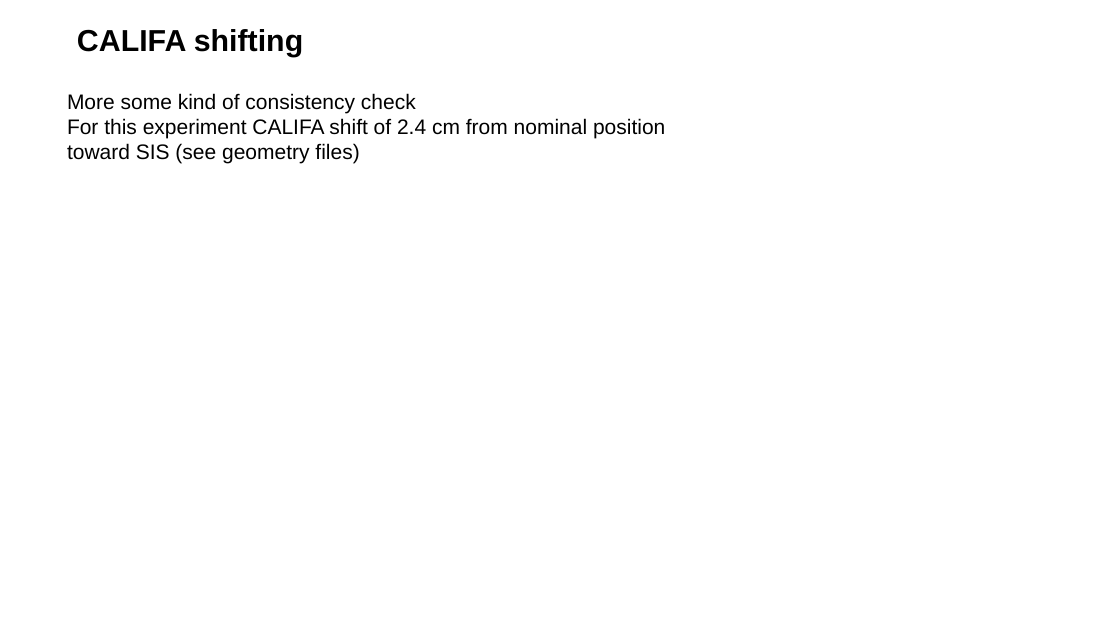
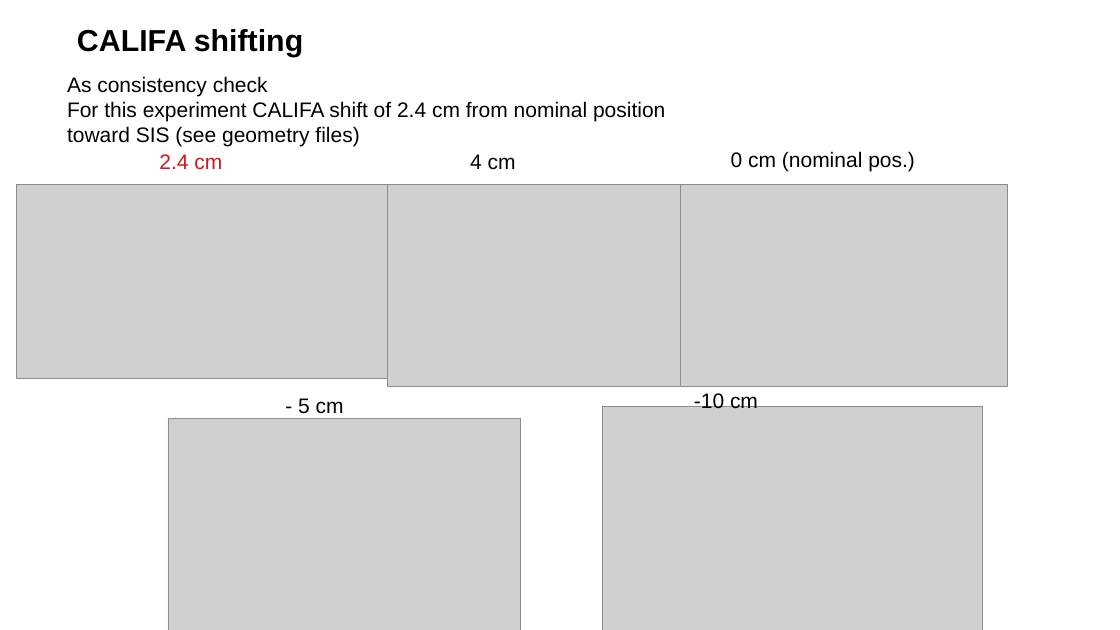
Before and after one commit to jenegger/r3b_wg, a slide deck: slide 17 of presentation_wg.odp. Drawn at 1120x630 pixels with LibreOffice and Linux fonts; fonts in the diff are those of the drawing; grey boxes stand for pictures; background and template pictures are left out. Boxes give left, top, right and bottom in pixels: in the first picture for what was removed or moved away, otherwise in the second. Text is boxed around its words. In the diff, an @@ line names an element or a change of style, - is before the commit and + after.

```diff
--- a/presentation_wg.odp
+++ b/presentation_wg.odp
@@ text "As consistency check": place and size @@
-text "As consistency check" at (67, 93, 665, 163)
+text "As consistency check" at (67, 76, 665, 147)
@@ text at (67, 76, 268, 96): text changed @@
-More some kind of consistency check
+As consistency check
@@ text added at (159, 154, 222, 169), 18 pt, text #CE181E @@
+2.4 cm
@@ text added at (470, 154, 516, 169), 18 pt, text #000000 @@
+4 cm
@@ text added at (731, 151, 915, 172), 18 pt, text #000000 @@
+0 cm (nominal pos.)
@@ picture added at (17, 185, 388, 378) @@
@@ picture added at (388, 185, 705, 386) @@
@@ picture added at (681, 184, 1008, 386) @@
@@ picture added at (168, 418, 521, 630) @@
@@ text added at (298, 398, 344, 414), 18 pt, text #000000 @@
+- 5 cm
@@ picture added at (602, 406, 983, 630) @@
@@ text added at (694, 392, 758, 408), 18 pt, text #000000 @@
+-10 cm
```
Also in this commit, not shown: 2 other slides changed, 1 slide removed, 7 other files.
